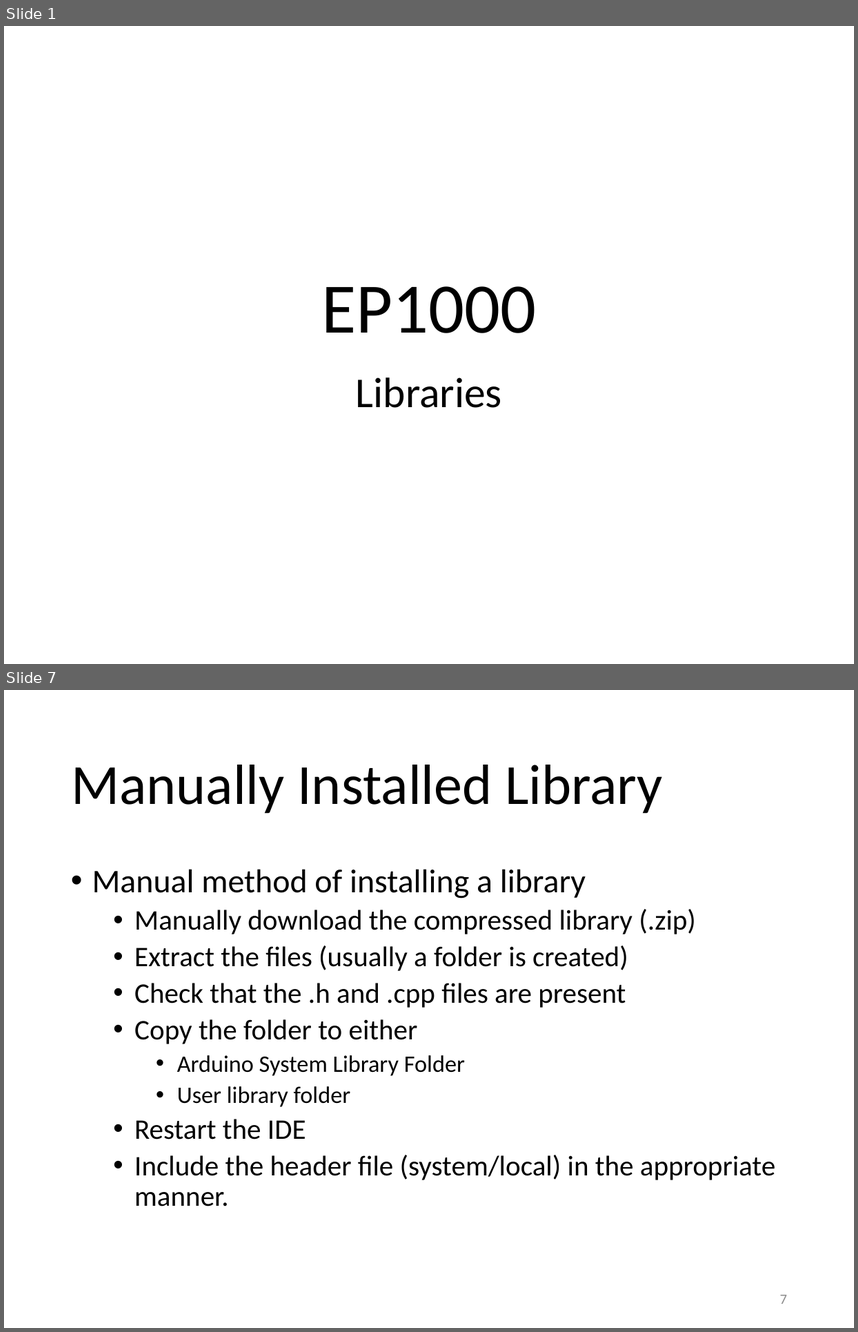
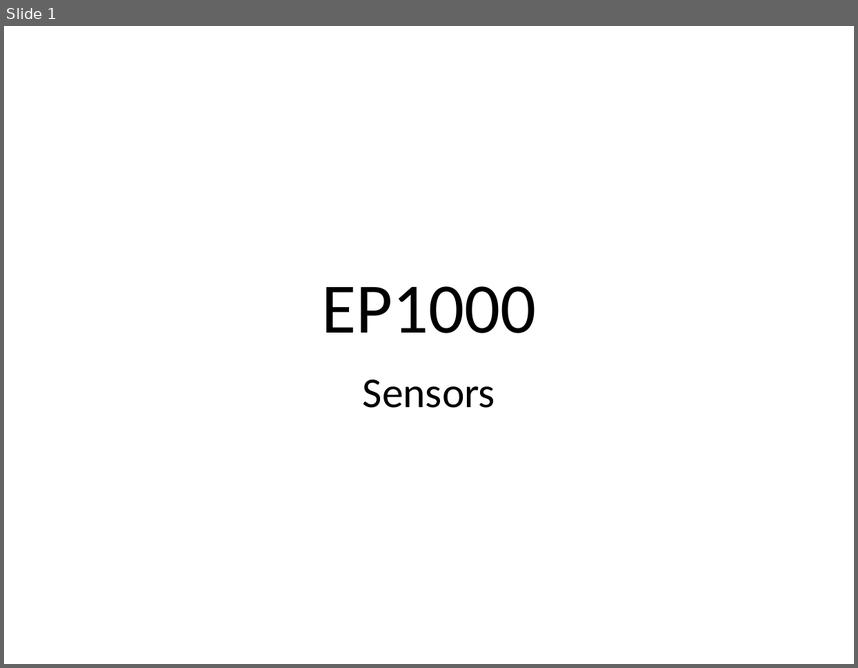
Before and after one commit to RDorville/digfab, a slide deck: presentations/ep1000_sensors/ep1000_sensors.pptx. Shown one above the other, each under a label of ours: slides 1 and 7 before the commit, slide 1 after it; the slides between them are not shown. The pictures are 858x1332 and 858x668 pixels, drawn with LibreOffice and Linux fonts; fonts in the diff are those of the drawing; background and template pictures are left out. Boxes give left, top, right and bottom in pixels: in the first picture for what was removed or moved away, otherwise in the second. Text is boxed around its words. In the diff, an @@ line names an element or a change of style, - is before the commit and + after.

Commit message:
added ep1000 sensors

```diff
--- a/presentations/ep1000_sensors/ep1000_sensors.pptx
+++ b/presentations/ep1000_sensors/ep1000_sensors.pptx
@@ slide 7 removed at [4,690,854,1328], background #FFFFFF @@
@@ title removed at [71,765,663,814] @@
-Manually Installed Library
@@ text removed at [92,869,775,1206] @@
-• Manual method of installing a library
-  • Manually download the compressed library (.zip)
-  • Extract the files (usually a folder is created)
-  • Check that the .h and .cpp files are present
-  • Copy the folder to either
-    • Arduino System Library Folder
-    • User library folder
-  • Restart the IDE
-  • Include the header file (system/local) in the appropriate manner.
@@ page number removed at [780,1294,787,1303] @@
-7
@@ slide 1 changed as well @@
@@ subtitle at [363,379,495,408]: text changed @@
-Libraries
+Sensors
```
Also in this commit, not shown: 2 other slides changed, 13 slides added, 5 other slides removed, 11 other files.
